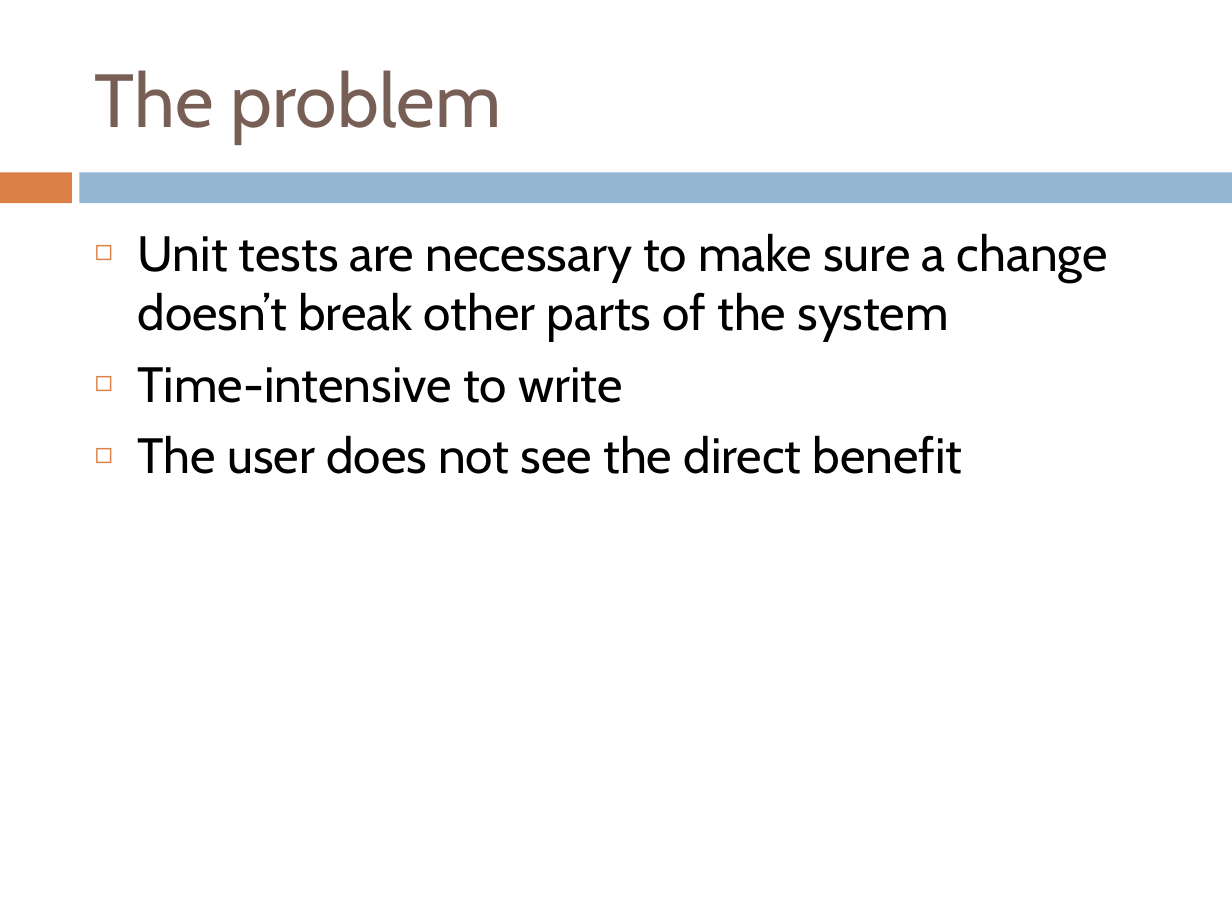
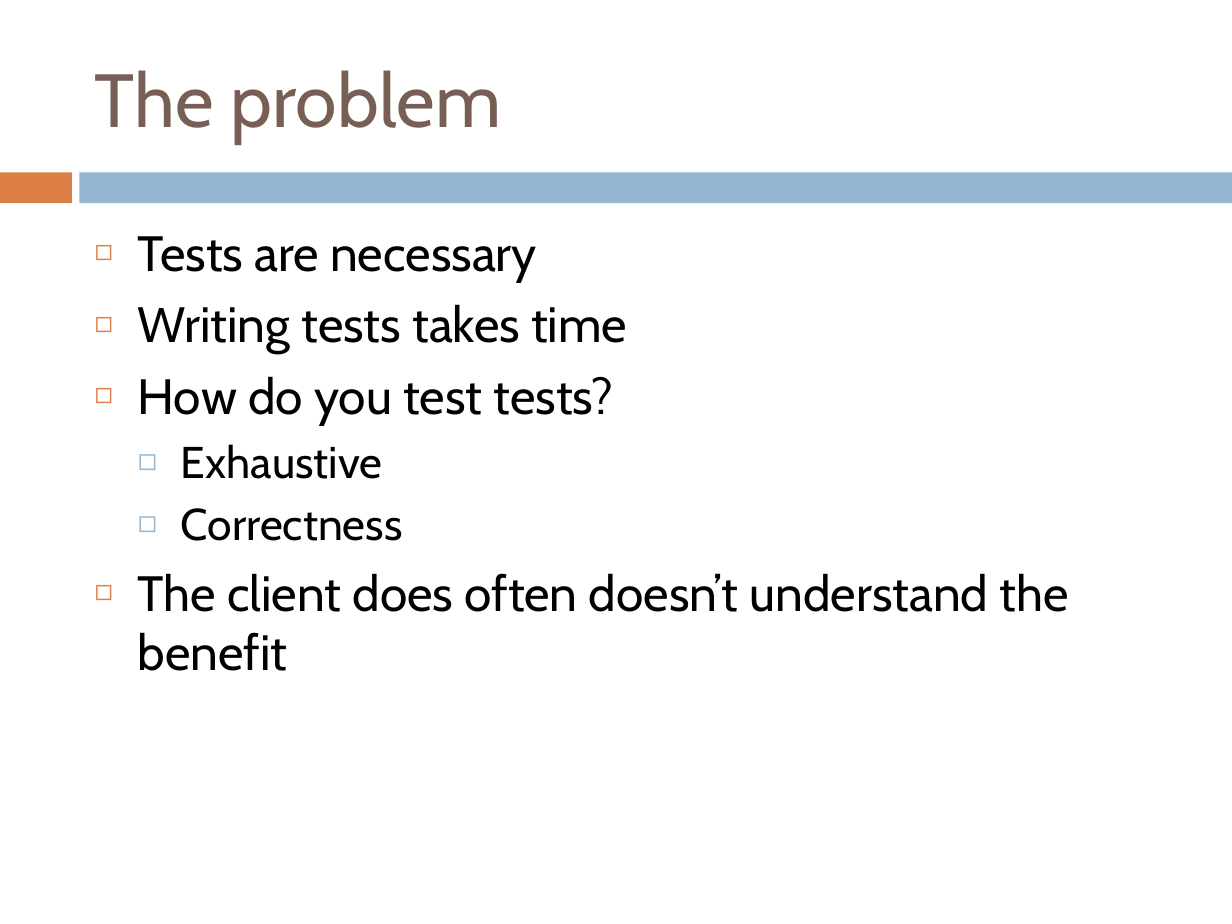
Before and after one commit to IgnoredAmbience/splats, a slide deck: slide 2 of docs/SpLATS.ppt. Drawn at 1232x924 pixels with LibreOffice and Linux fonts; fonts in the diff are those of the drawing. Boxes give left, top, right and bottom in pixels: in the first picture for what was removed or moved away, otherwise in the second. Text is boxed around its words. In the diff, an @@ line names an element or a change of style, - is before the commit and + after.

```diff
--- a/docs/SpLATS.ppt
+++ b/docs/SpLATS.ppt
@@ text at [138,236,1069,671]: text changed @@
-◻ Unit tests are necessary to make sure a change doesn’t break other parts of the system
-◻ Time-intensive to write
-◻ The user does not see the direct benefit
+◻ Tests are necessary
+◻ Writing tests takes time
+◻ How do you test tests?
+  ◻ Exhaustive
+  ◻ Correctness
+◻ The client does often doesn’t understand the benefit
```
Also in this commit, not shown: 10 other slides changed, 4 slides added, 7 slides removed.
